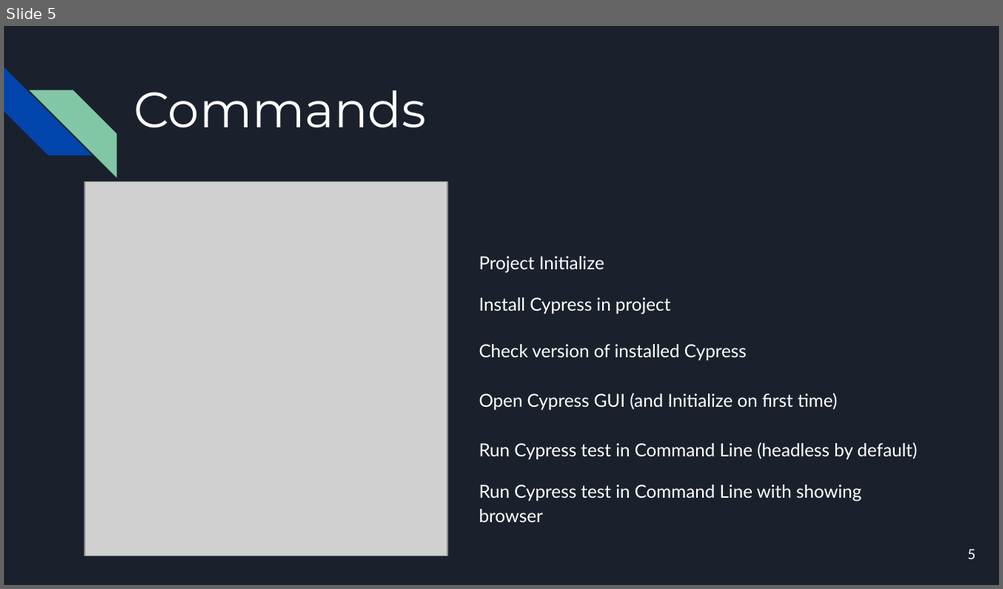
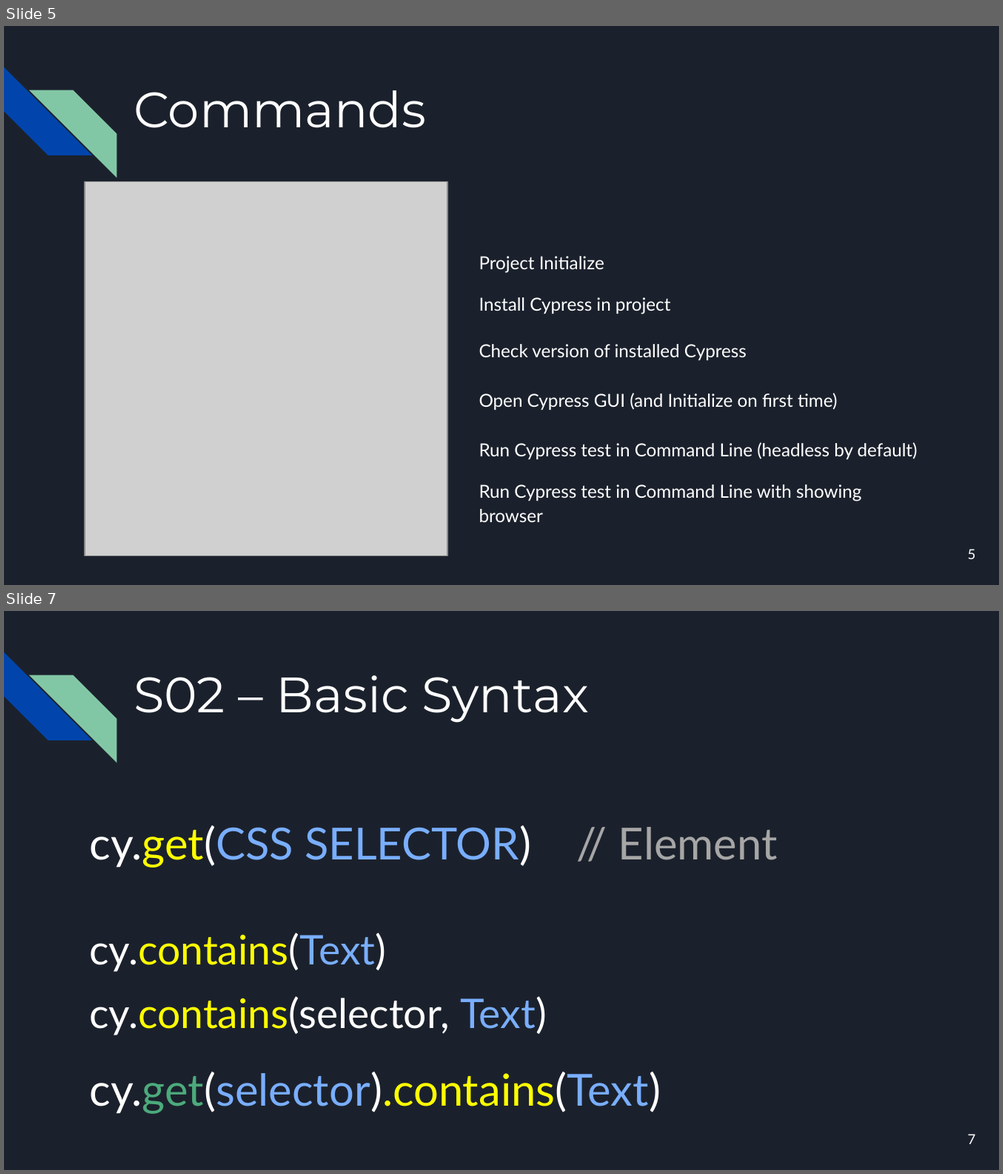
Before and after one commit to mmonfared/automationcamp-cypress, a slide deck: AutomationCamp-Cypress.pptx. Shown one above the other, each under a label of ours: slide 5 before the commit, slides 5 and 7 after it; the slides between them are not shown. The pictures are 1003x589 and 1003x1174 pixels, drawn with LibreOffice and Linux fonts; fonts in the diff are those of the drawing; grey boxes stand for pictures. Boxes give left, top, right and bottom in pixels: in the first picture for what was removed or moved away, otherwise in the second. Text is boxed around its words. In the diff, an @@ line names an element or a change of style, - is before the commit and + after.

```diff
--- a/AutomationCamp-Cypress.pptx
+++ b/AutomationCamp-Cypress.pptx
@@ slide 7 added at [4,611,999,1170], background #1B212C; not listed: 2 template elements that a slide beside it also shows @@
@@ title added at [134,675,588,723], 36 pt, text #FFFFFF @@
+S02 – Basic Syntax
@@ text added at [90,826,777,868], 32 pt, text #79AEFE @@
+cy.get(CSS SELECTOR) // Element
@@ text added at [90,933,546,1036], 29.6 pt, text #FFFFFF @@
+cy.contains(Text)
+cy.contains(selector, Text)
@@ text added at [90,1072,661,1114], 32 pt, text #79AEFE @@
+cy.get(selector).contains(Text)
@@ page number added at [967,1134,976,1145], 10 pt, text #FFFFFF @@
+7
```
Also in this commit, not shown: 8 other slides added, 2 other files.
